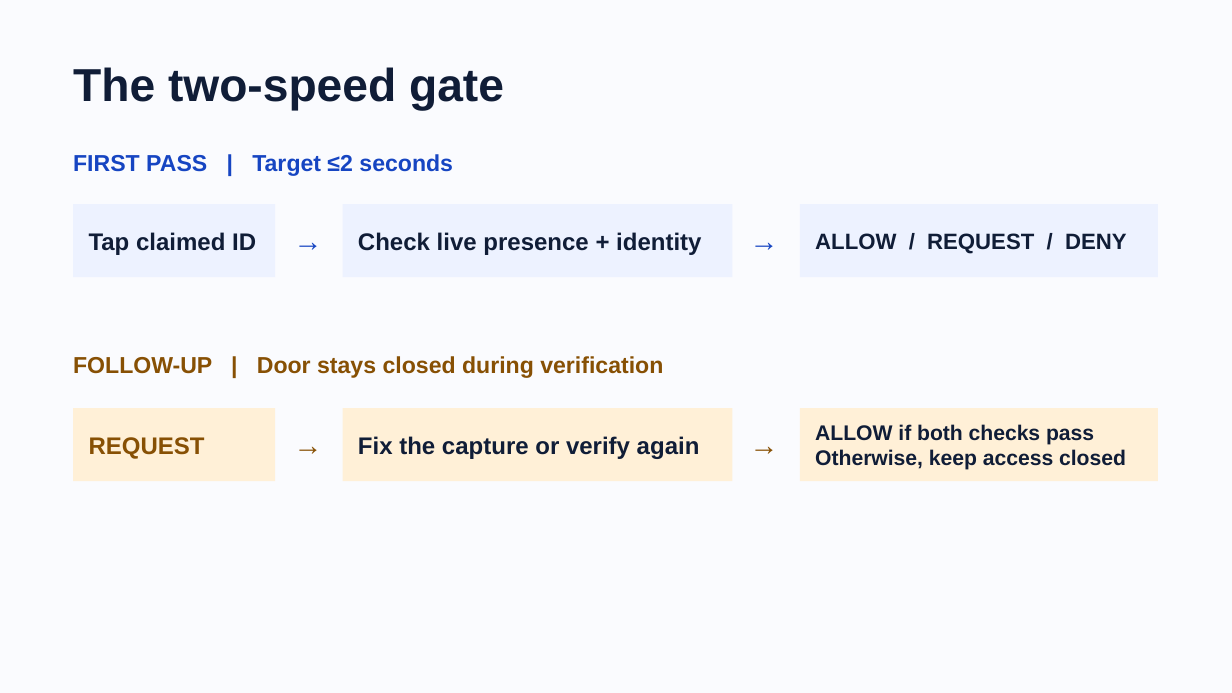
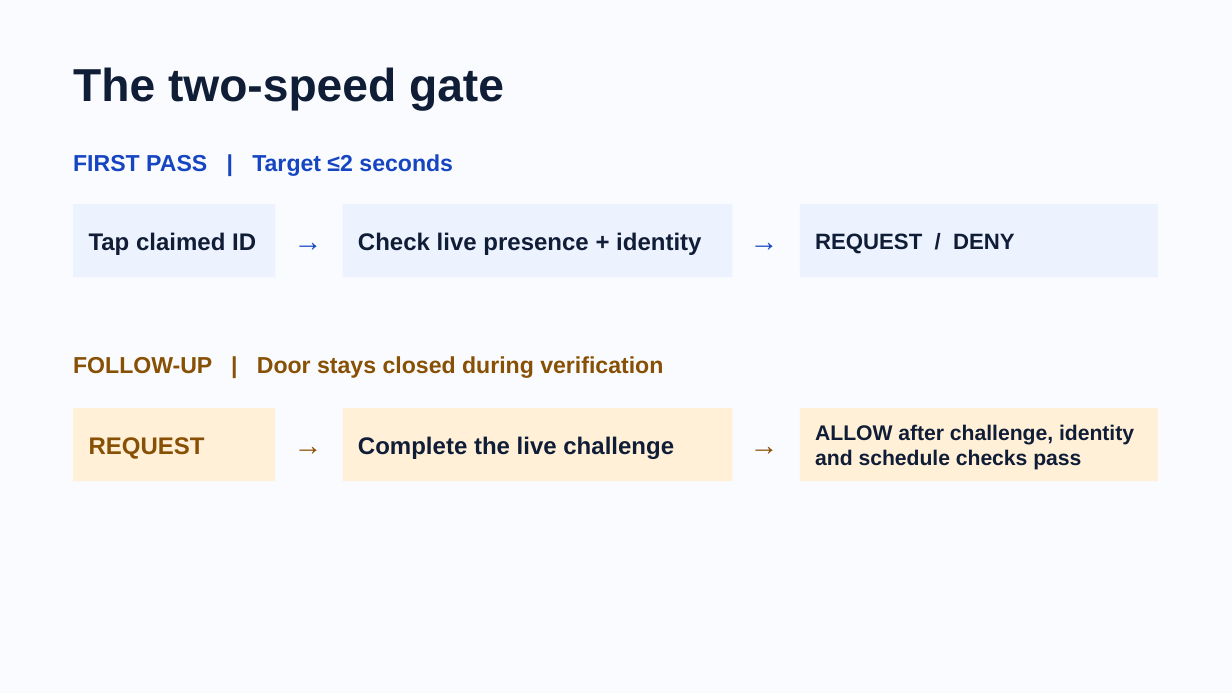
Before and after one commit to shestg28/Unemployed, a slide deck: slide 3 of docs/HID-demo.pptx (slide 2 before the commit). Drawn at 1232x693 pixels with LibreOffice and Linux fonts; fonts in the diff are those of the drawing. Boxes give left, top, right and bottom in pixels: in the first picture for what was removed or moved away, otherwise in the second. Text is boxed around its words. In the diff, an @@ line names an element or a change of style, - is before the commit and + after.

Commit message:
Add mandatory challenge evidence and schedule-offline demo cases

```diff
--- a/docs/HID-demo.pptx
+++ b/docs/HID-demo.pptx
@@ text in rectangle at [815, 233, 1015, 254]: text changed @@
-ALLOW / REQUEST / DENY
+REQUEST / DENY
@@ text in rectangle at [358, 436, 674, 459]: text changed @@
-Fix the capture or verify again
+Complete the live challenge
@@ text in rectangle at [815, 424, 1134, 470]: text changed @@
-ALLOW if both checks pass
-Otherwise, keep access closed
+ALLOW after challenge, identity
+and schedule checks pass
```
Also in this commit, not shown: 1 other slide changed, 2 slides added, 2 other files.
